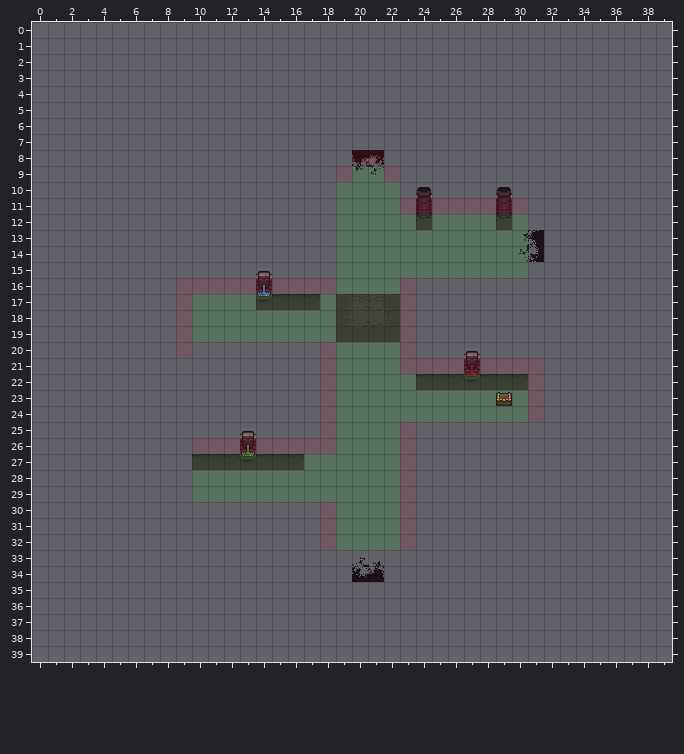
Two states of a Tiled map, IGPE_Project/core/assets/rooms/r10_n-s-e.tmx. This is how it looked before the edit.
Cells are 16x16 px. Shown: x 0..39, y 0..39. Not drawn, because the pictures are missing: unchanged layers "bg", "fg", "floor".
New version:
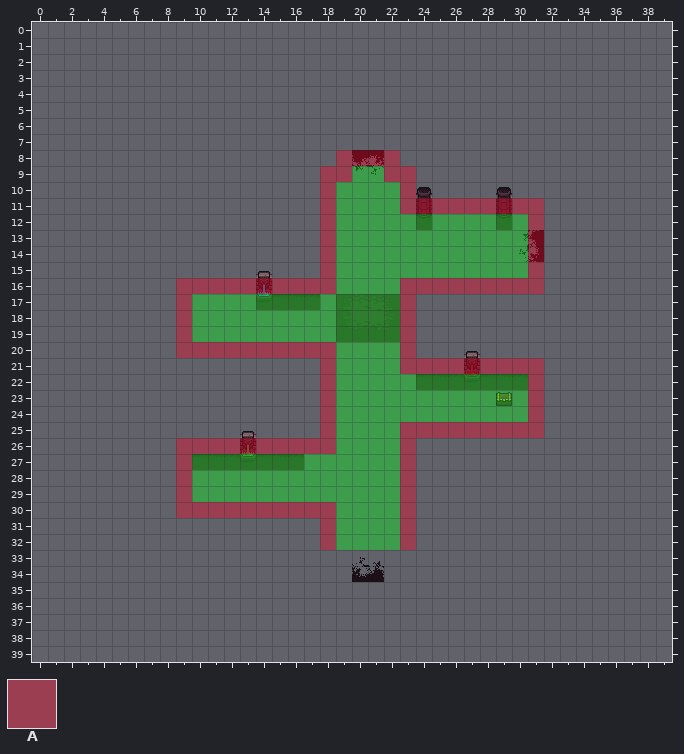
Key: from "NavigationTileSet": A 1 flipped left-right.
_ is an empty cell.
See-through tiles are keyed as they look on the map.
From old to new:
layer "navigation" opacity 10% -> 37%
Layer "navigation":
y 8: x 19 _ -> A; x 22 _ -> A
y 9..10: x 18 _ -> A; x 23 _ -> A
y 11..15: x 18 _ -> A; x 31 _ -> A
y 16: x 24..31 ________ -> AAAAAAAA
y 20: x 10..17 ________ -> AAAAAAAA
y 25: x 24..31 ________ -> AAAAAAAA
y 26..29: x 9 _ -> A
y 30: x 9..17 _________ -> AAAAAAAAA
